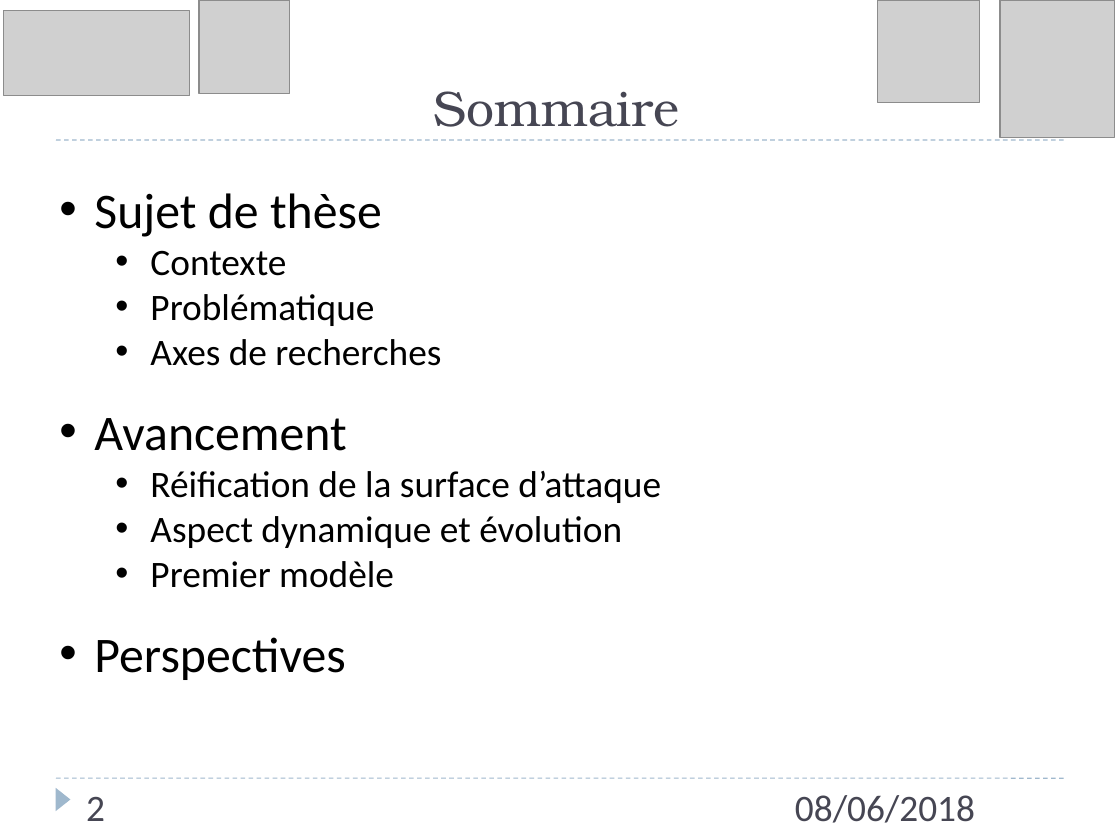
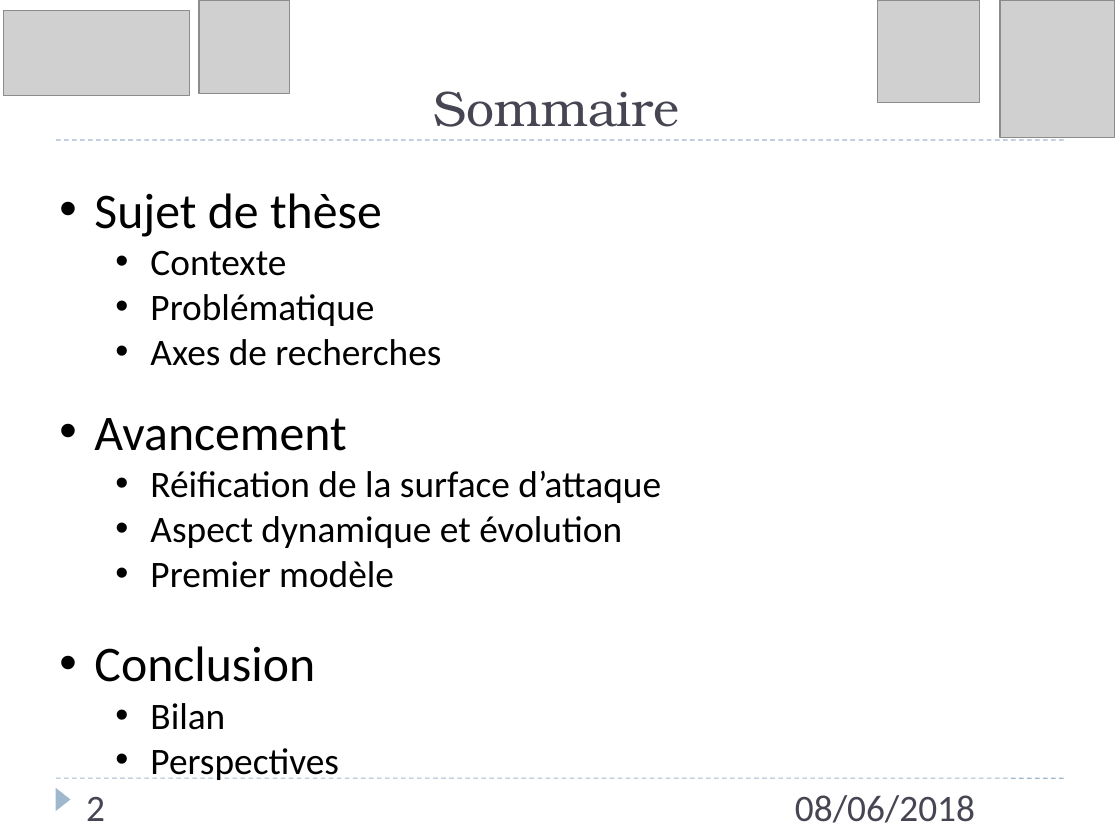
Before and after one commit to Lawyne/ModMenace, a slide deck: slide 2 of Presentation/Presentation Journee-Doctorants 08-06-18.pptx. Drawn at 1120x840 pixels with LibreOffice and Linux fonts; fonts in the diff are those of the drawing; grey boxes stand for pictures. Boxes give left, top, right and bottom in pixels: in the first picture for what was removed or moved away, otherwise in the second. Text is boxed around its words. In the diff, an @@ line names an element or a change of style, - is before the commit and + after.

```diff
--- a/Presentation/Presentation Journee-Doctorants 08-06-18.pptx
+++ b/Presentation/Presentation Journee-Doctorants 08-06-18.pptx
@@ text at <box>94,646,315,730</box>: paragraphs added @@
+• Conclusion
+  • Bilan
@@ text at <box>150,748,338,780</box>: size 32 to 24 pt in "Perspectives"; list level 1 to 2 in "Perspectives" @@
```
Also in this commit, not shown: 15 other slides changed, 12 slides added, 3 slides removed, 12 other files.
